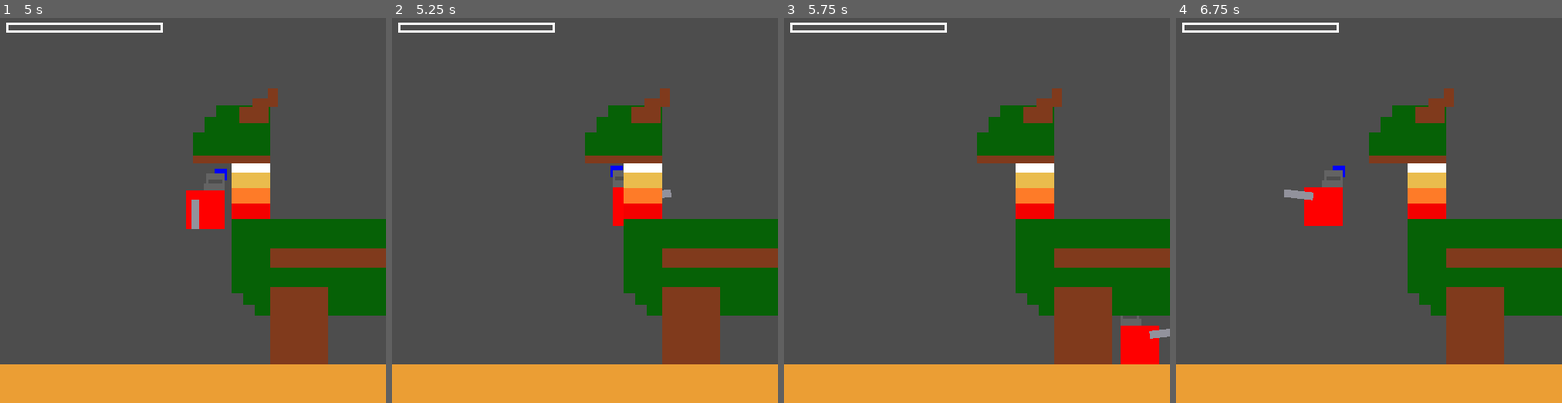
Above: before the commit, frames 1-4 (left to right).
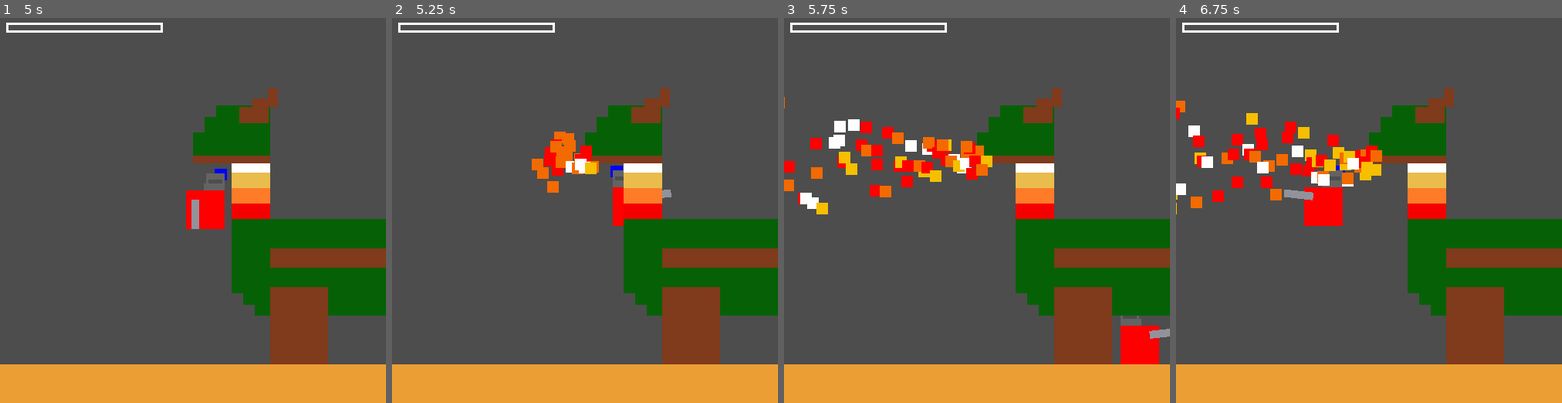
Above: after the commit, the same moments.

Repository: AceLeft/Dragon-Fall-Godot
Game: Godot game, scene res://lair/lair.tscn
Two runs of this game, one before a commit and one after it. Both use one fixed random seed, a clock stepped at 60 frames per second and the inputs below.
Inputs:
- Up to frame 1 (5 s): hold Space (attack) 0.53-1.28 s; hold D (move_right) 0.53-2.03 s; tap S (jump) at 0.77, 1.52, 3.02, 3.77, 4.52 s; tap Space (attack) at 1.35, 2.85, 4.35 s; hold Left (move_left) 2.03-2.78 s; hold Space (attack) 2.03-2.78 s; hold D (move_right) 2.78-4.28 s; hold Space (attack) 3.53-4.28 s; hold Left (move_left) from 4.28 s (still down)
- Up to frame 2 (5.25 s): release Left (move_left) at 5.03 s; hold D (move_right) from 5.03 s (still down); hold Space (attack) from 5.03 s (still down)
- Up to frame 3 (5.75 s): keep holding D (move_right); keep holding Space (attack)
- Up to frame 4 (6.75 s): release D (move_right) at 5.78 s; release Space (attack) at 5.78 s; hold Left (move_left) from 5.78 s (still down); tap Space (attack) at 5.85 s; tap S (jump) at 6.02 s; hold Space (attack) from 6.53 s (still down)

Frame 1 is identical in both runs. In frame 2, 1.3% of the frame differs, in the area x 36-54%, y 29-46%; in frame 3, 3.7%; in frame 4, 3.9%, in the area x 0-54%, y 21-52%.

Commit message:
Make the Dragon intermittently breathe fire

Diff:
--- /dev/null
+++ b/project/dragon/dragon.gd
@@ -0,0 +1,19 @@
+extends Node2D
+
+var _attacking := false
+
+@onready var _fire = $Fire
+
+
+
+
+func _on_choose_new_attack_timer_timeout() -> void:
+	if not _attacking:
+		_fire.start()
+		$FireTimer.start()
+		_attacking = true
+
+
+func _on_fire_timer_timeout() -> void:
+	_fire.stop()
+	_attacking = false
--- a/project/dragon/dragon.tscn
+++ b/project/dragon/dragon.tscn
@@ -1,6 +1,7 @@
-[gd_scene load_steps=10 format=3 uid="uid://ckdpdynwuwrv"]
+[gd_scene load_steps=11 format=3 uid="uid://ckdpdynwuwrv"]
 
 [ext_resource type="Texture2D" uid="uid://bemgvppwewsrj" path="res://dragon/dragon_body.png" id="1_flgd6"]
+[ext_resource type="Script" path="res://dragon/dragon.gd" id="1_wb3x7"]
 [ext_resource type="Texture2D" uid="uid://csbyafgewr2on" path="res://dragon/dragon_head.png" id="2_yu4m4"]
 [ext_resource type="Texture2D" uid="uid://dl2fhjnr75yg2" path="res://dragon/dragon_horn.png" id="3_bemey"]
 [ext_resource type="PackedScene" uid="uid://dxlaxc2grmkss" path="res://enemies/fire.tscn" id="4_ii6l6"]
@@ -21,6 +22,7 @@
 size = Vector2(75, 100.5)
 
 [node name="Dragon" type="Node2D"]
+script = ExtResource("1_wb3x7")
 
 [node name="DragonParts" type="Node2D" parent="."]
 
@@ -133,3 +135,14 @@
 
 [node name="Fire" parent="." instance=ExtResource("4_ii6l6")]
 position = Vector2(255, 184)
+
+[node name="ChooseNewAttackTimer" type="Timer" parent="."]
+wait_time = 5.0
+autostart = true
+
+[node name="FireTimer" type="Timer" parent="."]
+wait_time = 2.0
+one_shot = true
+
+[connection signal="timeout" from="ChooseNewAttackTimer" to="." method="_on_choose_new_attack_timer_timeout"]
+[connection signal="timeout" from="FireTimer" to="." method="_on_fire_timer_timeout"]
--- a/project/enemies/fire.gd
+++ b/project/enemies/fire.gd
@@ -1,7 +1,7 @@
 extends Node2D
 
 @onready var _particle_effect: CPUParticles2D = $FireEffect
-@onready var _area : Area2D = $DamageArea
+@onready var _collision : CollisionPolygon2D = $DamageArea/CollisionShape2D
 
 func _ready() -> void:
 	stop()
@@ -9,9 +9,9 @@
 
 func stop() -> void:
 	_particle_effect.emitting = false
-	_area.monitorable = false
+	_collision.disabled = true
 
 
 func start() -> void:
 	_particle_effect.emitting = true
-	_area.monitorable = true
+	_collision.disabled = false
--- a/project/enemies/fire.tscn
+++ b/project/enemies/fire.tscn
@@ -30,7 +30,6 @@
 collision_layer = 2
 collision_mask = 0
 monitoring = false
-monitorable = false
 
 [node name="CollisionShape2D" type="CollisionPolygon2D" parent="DamageArea"]
 polygon = PackedVector2Array(0, -21, -623, -200, -623, 200, 0, 21)
--- a/project/knight/player.gd
+++ b/project/knight/player.gd
@@ -45,7 +45,8 @@
 	move_and_slide()
 
 
-func _on_damage_area_area_entered(_area) -> void:
+func _on_damage_area_area_entered(area) -> void:
+	print(area)
 	_health -= _DAMAGE_AMOUNT
 	var health_percentage : float = _health / _MAX_HEALTH
 	HEALTH_LOST.emit(health_percentage)
